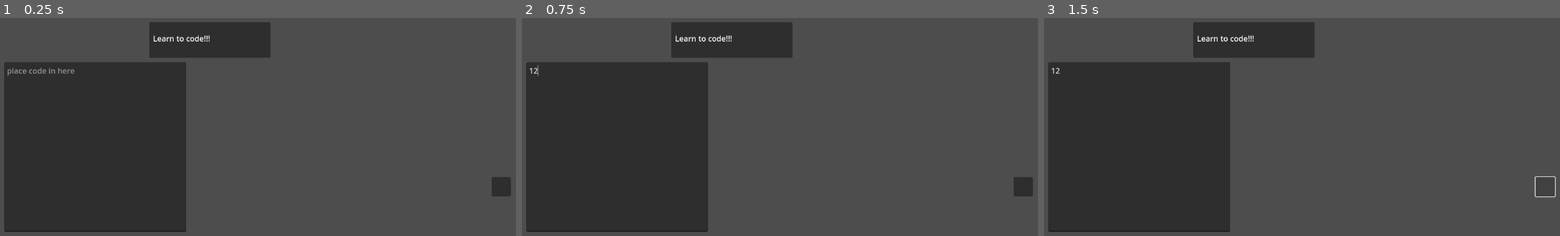
Above: before the commit, frames 1-3 (left to right).
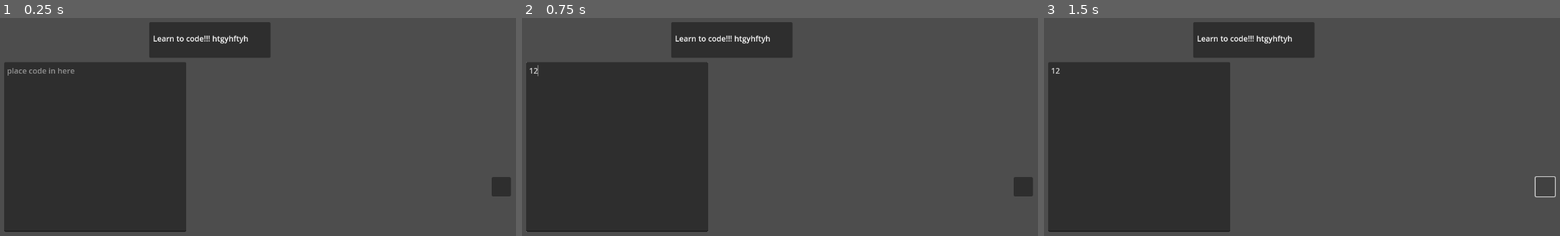
Above: after the commit, the same moments.

Repository: Weeb-trash2000/programFUN
Game: Godot game, scene res://node_2d.tscn
Two runs of this game, one before a commit and one after it. Both use one fixed random seed, a clock stepped at 60 frames per second and the inputs below.
Inputs (mouse positions are in pixels of both pictures, inside the frame that each line leads up to):
- Up to frame 1 (0.25 s): no input
- Up to frame 2 (0.75 s): click (614, 146) at 0.52 s; type "12" at 0.6 s
- Up to frame 3 (1.5 s): click (1544, 185) at 1.25 s

The runs differ from the first frame. In frame 1, 0.1% of the frame differs, in the area x 41-49%, y 7-12%; in frame 2, 0.1%; in frame 3, 0.1%.

Commit message:
yhftg yhjtg
grf7uyjtgv7u

Diff:
--- a/great-learning-thing/node_2d.tscn
+++ b/great-learning-thing/node_2d.tscn
@@ -25,8 +25,9 @@
 offset_bottom = 90.0
 
 [node name="Label" type="Label" parent="Panel"]
+layout_mode = 0
 offset_left = 8.0
 offset_top = 22.0
 offset_right = 269.0
 offset_bottom = 58.0
-text = "Learn to code!!!"
+text = "Learn to code!!! htgyhftyh"
